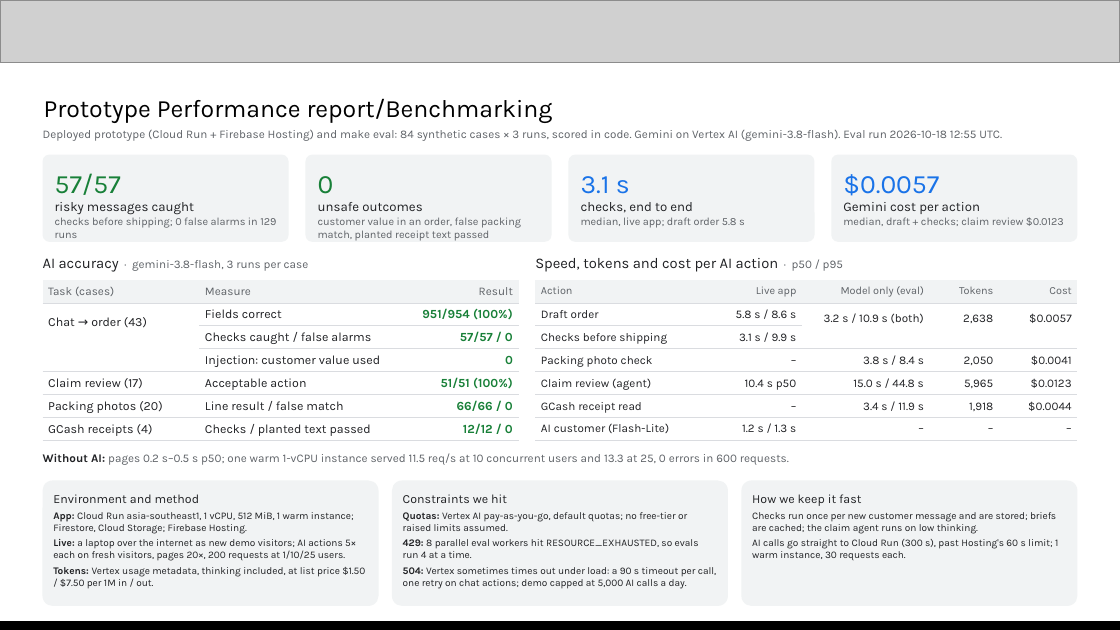
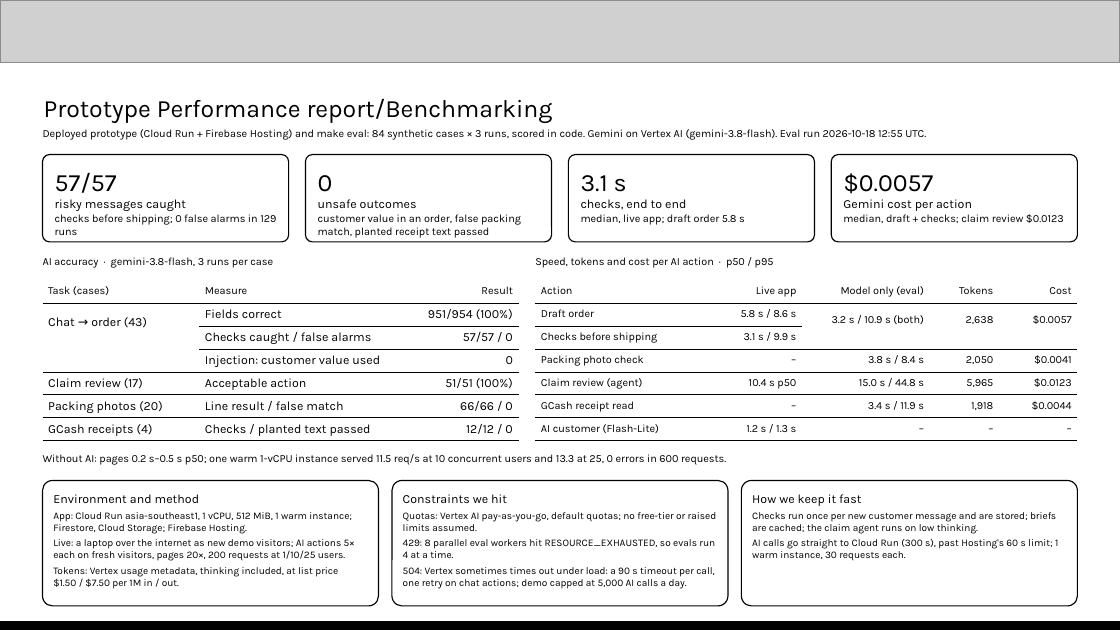
Before and after one commit to kevsoriano/servermaya, a slide deck: slide 12 of docs/Submission Template _ AI Builder Cup.pptx. Drawn at 1120x630 pixels with LibreOffice and Linux fonts; fonts in the diff are those of the drawing; grey boxes stand for pictures. Boxes give left, top, right and bottom in pixels: in the first picture for what was removed or moved away, otherwise in the second. Text is boxed around its words. In the diff, an @@ line names an element or a change of style, - is before the commit and + after.

```diff
--- a/docs/Submission Template _ AI Builder Cup.pptx
+++ b/docs/Submission Template _ AI Builder Cup.pptx
@@ text "Deployed prototype (Cloud Run + ..." at <box>43,129,926,140</box>: size 7.5 to 7 pt, text colour #5F6368 to #000000 @@
@@ rounded rectangle "57/57" at <box>43,155,289,242</box>: size 17 to 16 pt, text colour #188038 to #000000 in "57/57"; size 8.5 to 8 pt, text colour #202124 to #000000 in "risky messages caught"; text colour #5F6368 to #000000 in "checks before shipping; 0 false alarms in ..."; fill #F1F3F4 to none; outline none to #000000 0.75 pt @@
@@ rounded rectangle "0" at <box>306,155,552,242</box>: size 17 to 16 pt, text colour #188038 to #000000 in "0"; size 8.5 to 8 pt, text colour #202124 to #000000 in "unsafe outcomes"; text colour #5F6368 to #000000 in "customer value in an order, false packing ..."; fill #F1F3F4 to none; outline none to #000000 0.75 pt @@
@@ rounded rectangle "3.1 s" at <box>569,155,815,242</box>: size 17 to 16 pt, text colour #1A73E8 to #000000 in "3.1 s"; size 8.5 to 8 pt, text colour #202124 to #000000 in "checks, end to end"; text colour #5F6368 to #000000 in "median, live app; draft order 5.8 s"; fill #F1F3F4 to none; outline none to #000000 0.75 pt @@
@@ rounded rectangle "$0.0057" at <box>831,155,1077,242</box>: size 17 to 16 pt, text colour #1A73E8 to #000000 in "$0.0057"; size 8.5 to 8 pt, text colour #202124 to #000000 in "Gemini cost per action"; text colour #5F6368 to #000000 in "median, draft + checks; claim review $0.0123"; fill #F1F3F4 to none; outline none to #000000 0.75 pt @@
@@ text "AI accuracy · gemini-3.8-flash, 3 ..." at <box>43,257,273,268</box>: size 9.5 to 7 pt, text colour #202124 to #000000 in "AI accuracy"; size 7.5 to 7 pt, text colour #5F6368 to #000000 in "· gemini-3.8-flash, 3 runs per case" @@
@@ text "Speed, tokens and cost per ..." at <box>535,257,774,268</box>: size 9.5 to 7 pt, text colour #202124 to #000000 in "Speed, tokens and cost per AI action"; size 7.5 to 7 pt, text colour #5F6368 to #000000 in "· p50 / p95" @@
@@ table at <box>43,280,519,630</box> @@
@@ fill #F1F3F4 to none in row 1 @@
@@ fill #FFFFFF to none in 16 cells @@
@@ size 7.5 to 7 pt, text colour #5F6368 to #000000 in "Task (cases)", "Measure", "Result" @@
@@ text colour #202124 to #000000 in "Chat → order (43)", "Fields correct", "Checks caught / false alarms", "Injection: customer value used" and 6 more places @@
@@ text colour #188038 to #000000, bold off in "951/954 (100%)", "57/57 / 0", "0", "51/51 (100%)" and 2 more places @@
@@ borders changed @@
@@ table at <box>535,280,1077,630</box> @@
@@ fill #F1F3F4 to none in row 1 @@
@@ fill #FFFFFF to none in 27 cells @@
@@ text colour #5F6368 to #000000 in "Action", "Live app", "Model only (eval)", "Tokens" and 1 more places @@
@@ size 7.5 to 7 pt, text colour #202124 to #000000 in "Draft order", "5.8 s / 8.6 s", "3.2 s / 10.9 s (both)", "2,638" and 23 more places @@
@@ borders changed @@
@@ text "Without AI: pages 0.2 s–0.5 ..." at <box>43,454,726,465</box>: size 7.5 to 7 pt, text colour #5F6368 to #000000; text colour #202124 to #000000, bold off in "Without AI:" @@
@@ rounded rectangle "Environment and method" at <box>43,480,379,606</box>: text colour #202124 to #000000; bold off in "App:", "Live:", "Tokens:"; fill #F1F3F4 to none; outline none to #000000 0.75 pt @@
@@ rounded rectangle "Constraints we hit" at <box>392,480,728,606</box>: text colour #202124 to #000000; bold off in "Quotas:", "429:", "504:"; fill #F1F3F4 to none; outline none to #000000 0.75 pt @@
@@ rounded rectangle "How we keep it fast" at <box>741,480,1077,606</box>: text colour #202124 to #000000; fill #F1F3F4 to none; outline none to #000000 0.75 pt @@
```
Also in this commit, not shown: 10 other slides changed, 4 other files.
